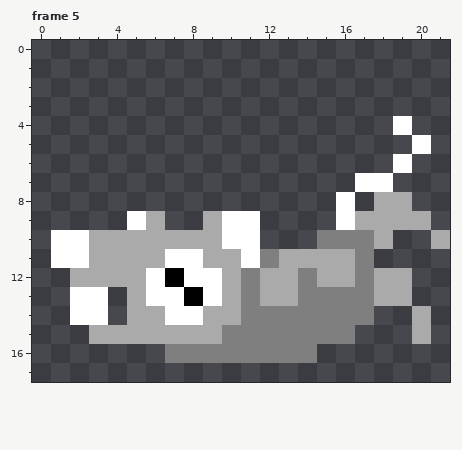
Two states of a pixel-art file, art/rat_crushed.ase. Above: the version before the commit.
22x18 pixels, 5 frames. Shown: frame 5. The commit also changed other frames, which this record leaves out.
The same view after the edit:
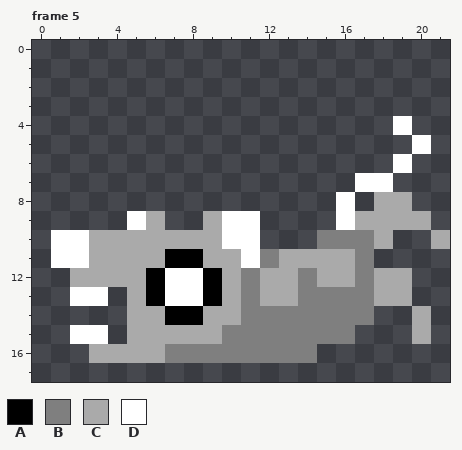
Palette (. is transparent): A #000000  B #7f7f7f  C #aaaaaa  D #ffffff
The exact change:
Frame 5:
Colour D becomes colour A in row 11 at x 7 to 8; in rows 12 to 13 at x 6 and 9; in row 14 at x 7 to 8.
The author put colour C in row 16 at x 3 to 6.
The author put colour D in row 15 at x 2.
Colour A becomes colour D in row 12 at x 7; in row 13 at x 8.
Colour C becomes colour D in row 15 at x 3.
Colour C is removed in row 15 at x 4.
Colour D is removed in row 14 at x 2 to 3.
